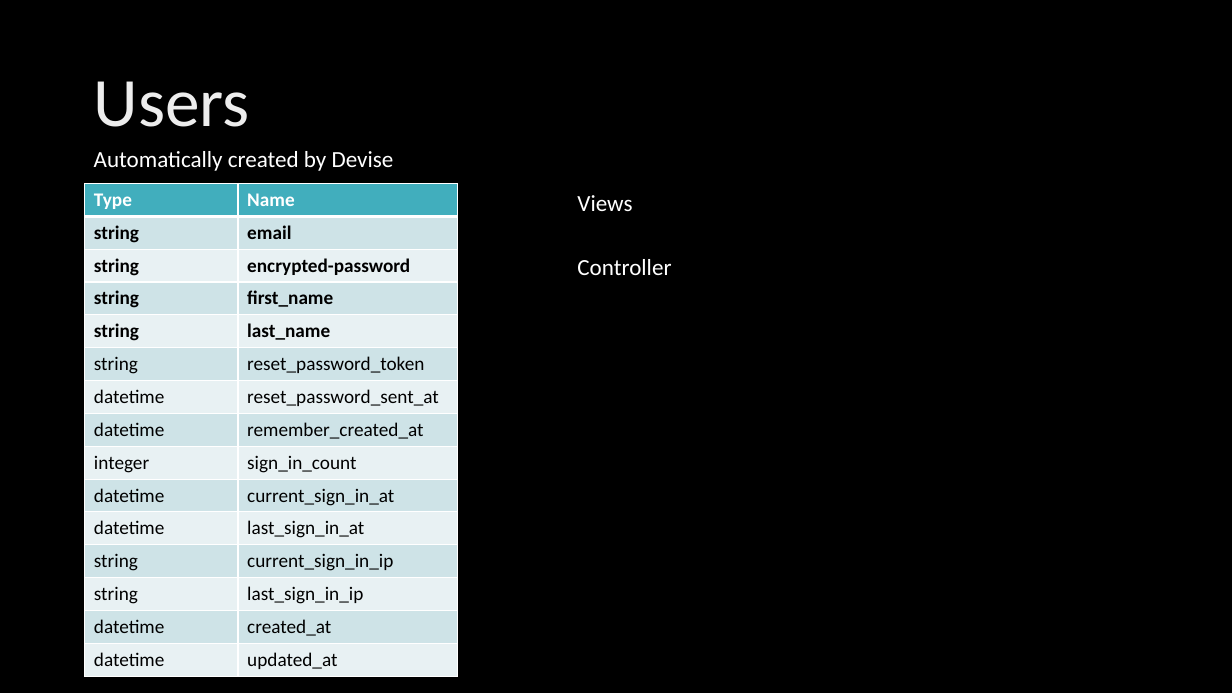
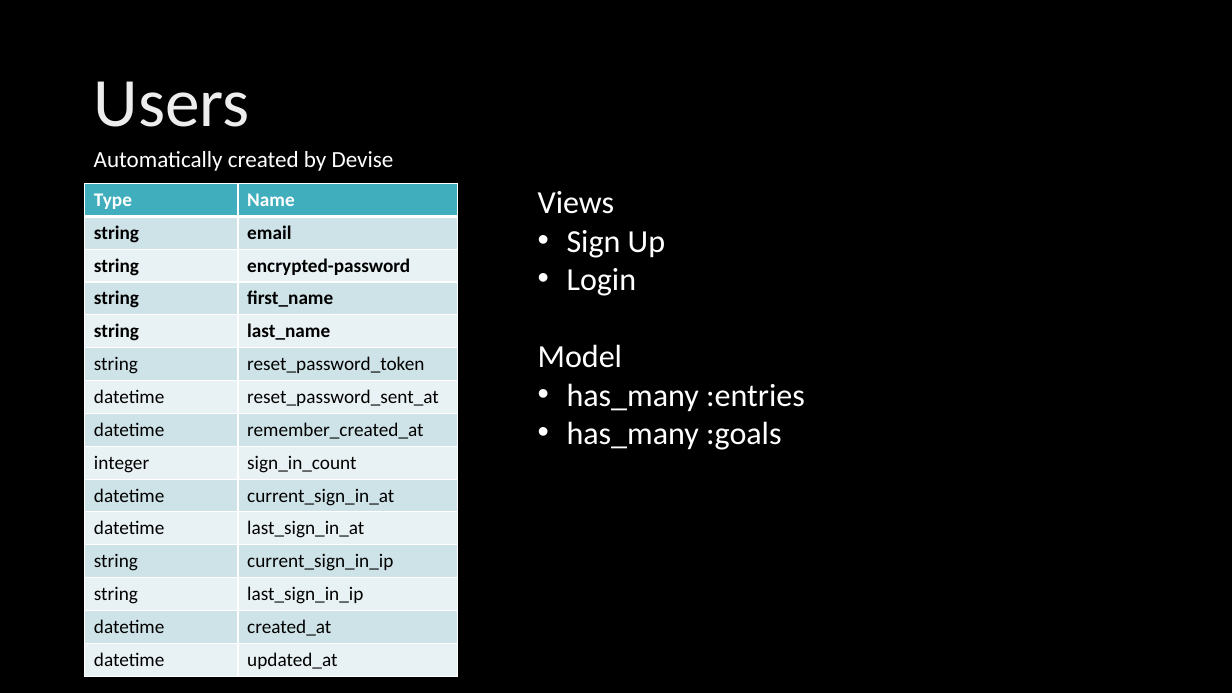
Before and after one commit to kylambouldin/CSE3901-FinalProject, a slide deck: slide 10 of Presentation.pptx. Drawn at 1232x693 pixels with LibreOffice and Linux fonts; fonts in the diff are those of the drawing; background and template pictures are left out. Boxes give left, top, right and bottom in pixels: in the first picture for what was removed or moved away, otherwise in the second. Text is boxed around its words. In the diff, an @@ line names an element or a change of style, - is before the commit and + after.

```diff
--- a/Presentation.pptx
+++ b/Presentation.pptx
@@ text "Views": place and size @@
-text "Views" at (577,195,632,211)
+text "Views" at (538,191,805,450)
@@ text at (538,191,614,214): size 18 to 25 pt in "Views" @@
@@ text at (538,230,805,450): paragraphs added @@
+• Sign Up
+• Login
+Model
+• has_many :entries
+• has_many :goals
@@ text removed at (577,259,671,275) @@
-Controller
```
Also in this commit, not shown: 4 other slides changed.
